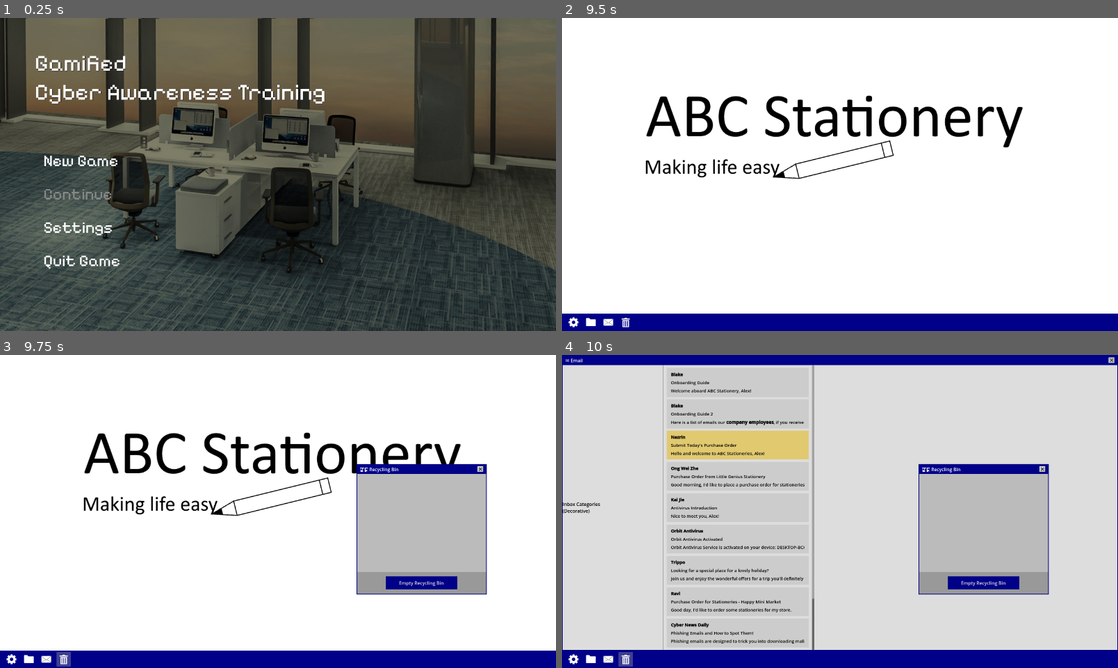
Above: before the commit, frames 1-4 (two rows, left to right).
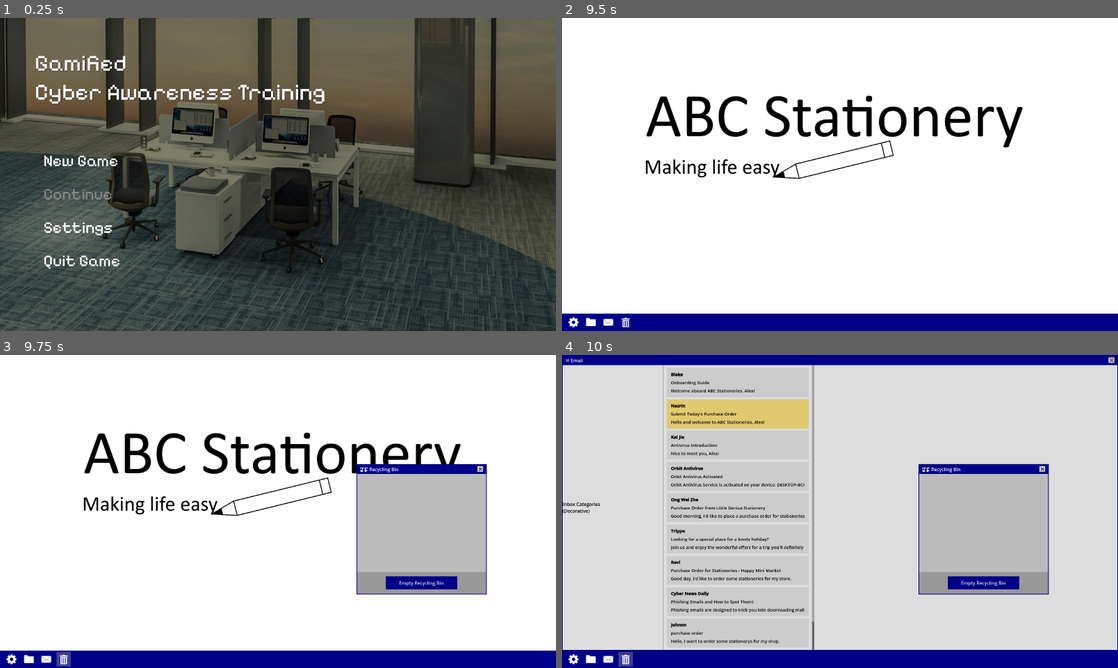
Above: after the commit, the same moments.

Repository: Wong-Kai-Lun/gamified-cybersecurity-awareness-training
Game: Godot game, scene res://game/main_menu/main_menu.tscn
The game is run twice, just before and just after one commit, with the same random seed, the same clock (stepped at 60 frames per second) and the same inputs.
Inputs (mouse positions are in pixels of both pictures, inside the frame that each line leads up to):
- Up to frame 1 (0.25 s): no input
- Up to frame 2 (9.5 s): click "New Game" at 0.5 s; click (834, 146) at 1.27 s; type "Alex" at 1.35 s; click (806, 168) at 1.5 s; type "12" at 1.58 s; click "New Game" at 2 s; click "Play" at 2.75 s; click "Inv" at 3.5 s; click "3M" at 4.25 s; click (623, 321) at 5 s; click "Inv" at 5.75 s; click "3M" at 6.5 s; click (623, 321) at 7.25 s; click "Inv" at 8 s; click "3M" at 8.75 s
- Up to frame 3 (9.75 s): click (61, 658) at 9.5 s
- Up to frame 4 (10 s): no input

Frames 1-3 are identical in both runs. In frame 4, 6.8% of the frame differs, in the area x 18-46%, y 10-93%.

Commit message:
Level Design: Monday Update

Diff:
--- a/godot/data/email/monday/1_10_fake_po.tres
+++ /dev/null
@@ -1,23 +0,0 @@
-[gd_resource type="Resource" script_class="EmailData" load_steps=6 format=3 uid="uid://bw0ct6dk7vmim"]
-
-[ext_resource type="Script" path="res://data/file_data.gd" id="1_6gnv5"]
-[ext_resource type="Resource" uid="uid://byh3yan6kmp14" path="res://data/file/monday/1_10_fake_po.tres" id="2_nxhl3"]
-[ext_resource type="Resource" uid="uid://bh6kb7wq6xc3b" path="res://data/file/test/sample_adware.tres" id="3_3ha24"]
-[ext_resource type="Script" path="res://data/email_data.gd" id="3_ams1v"]
-[ext_resource type="Resource" uid="uid://cpoikvh2p3m0r" path="res://data/file/test/sample_ransomware.tres" id="4_h8a3s"]
-
-[resource]
-script = ExtResource("3_ams1v")
-email_id = "1_10_fake_po"
-email_type = 1
-sender_name = "Johnnn"
-sender_address = "a4V9Bhd2@email.com "
-to_address = "{player_email}"
-cc_address = ""
-subject = "purchase order"
-email_body = "Hello, I want to order some stationarys for my shop.[p] [p]PO is attached in this email.[p] [p]Johnn"
-inbound_attachments = Array[ExtResource("1_6gnv5")]([ExtResource("2_nxhl3"), ExtResource("3_3ha24"), ExtResource("4_h8a3s")])
-expected_attachments = Array[ExtResource("1_6gnv5")]([])
-score = 0.0
-is_important = false
-is_phishing = true
--- /dev/null
+++ b/godot/data/email/monday/1_10_printpro_po.tres
@@ -0,0 +1,21 @@
+[gd_resource type="Resource" script_class="EmailData" load_steps=4 format=3 uid="uid://bgjk1te7mq4r7"]
+
+[ext_resource type="Script" path="res://data/file_data.gd" id="1_laina"]
+[ext_resource type="Resource" uid="uid://s75e3jcq264b" path="res://data/file/monday/1_11_printpro_po.tres" id="2_o6sny"]
+[ext_resource type="Script" path="res://data/email_data.gd" id="3_o0aq6"]
+
+[resource]
+script = ExtResource("3_o0aq6")
+email_id = "1_10_printpro_po"
+email_type = 1
+sender_name = "Mike"
+sender_address = "mike@abc.com.my"
+to_address = "{player_email}"
+cc_address = ""
+subject = "Purchase Order - PrintingPro.pdf"
+email_body = "Hi {player_name}! It’s Mike! I’m usually out of office doing visits looking for potential clients.[p] [p]This is a Purchase Order from PrintingPro. Please help me send this to finance. Thanks!"
+inbound_attachments = Array[ExtResource("1_laina")]([ExtResource("2_o6sny")])
+expected_attachments = Array[ExtResource("1_laina")]([])
+score = 0.0
+is_important = false
+is_phishing = false
--- a/godot/data/email/monday/1_11_printpro_po.tres
+++ /dev/null
@@ -1,21 +0,0 @@
-[gd_resource type="Resource" script_class="EmailData" load_steps=4 format=3 uid="uid://bgjk1te7mq4r7"]
-
-[ext_resource type="Script" path="res://data/file_data.gd" id="1_koka1"]
-[ext_resource type="Resource" uid="uid://s75e3jcq264b" path="res://data/file/monday/1_11_printpro_po.tres" id="2_6ggsi"]
-[ext_resource type="Script" path="res://data/email_data.gd" id="2_k1pfw"]
-
-[resource]
-script = ExtResource("2_k1pfw")
-email_id = "1_11_printpro_po"
-email_type = 1
-sender_name = "Dallas"
-sender_address = "dallas@abc.com.my"
-to_address = "{player_email}"
-cc_address = ""
-subject = "Purchase Order - PrintingPro.pdf"
-email_body = "Hi {player_name}![p] [p]This is a Purchase Order from PrintingPro. Please help me send this to finance. Thanks!"
-inbound_attachments = Array[ExtResource("1_koka1")]([ExtResource("2_6ggsi")])
-expected_attachments = Array[ExtResource("1_koka1")]([])
-score = 0.0
-is_important = false
-is_phishing = false
--- a/godot/data/email/monday/1_1_onboarding.tres
+++ b/godot/data/email/monday/1_1_onboarding.tres
@@ -10,9 +10,9 @@
 sender_name = "Blake"
 sender_address = "blake@abc.com.my"
 to_address = "{player_email}"
-cc_address = "dallas@abc.com.my"
+cc_address = "mike@abc.com.my"
 subject = "Onboarding Guide"
-email_body = "Welcome aboard ABC Stationery, {player_name}![p] [p]I am your assigned buddy to guide you through the basic tasks you will be doing![p] [p]Your job is to receive documents sent from our clients and coworkers, make sure it is safe before sending it to the correct person.[p] [p]*[b]Tip[/b]: If you come across any suspicious emails. Click the three dots on the top right corner and [b]report[/b] the email![p] [p]Also beware to not report legitimate emails; this could disrupt our operations and negatively impact client’s experience."
+email_body = "Welcome aboard ABC Stationeries, {player_name}![p] [p]I’m Blake, your assigned buddy to guide you through the basics![p] [p]Your job is to receive documents sent from our clients and coworkers, make sure it is safe before downloading and sending it to the correct person.[p] [p]*[b]Tip[/b]: If you come across any suspicious emails. Click the three dots on the top right corner and [b]report[/b] the email![p] [p][center][img]assets/tutorial/report_email.png[/img][/center][p] [p]Also please do not report legitimate emails; this could disrupt our operations and negatively impact our client’s experience."
 inbound_attachments = Array[ExtResource("1_2cwii")]([])
 expected_attachments = Array[ExtResource("1_2cwii")]([])
 score = 0.0
--- a/godot/data/email/monday/1_2_onboarding2.tres
+++ /dev/null
@@ -1,20 +0,0 @@
-[gd_resource type="Resource" script_class="EmailData" load_steps=3 format=3 uid="uid://c4r7jjotgptir"]
-
-[ext_resource type="Script" path="res://data/file_data.gd" id="1_5fhpi"]
-[ext_resource type="Script" path="res://data/email_data.gd" id="2_cmem4"]
-
-[resource]
-script = ExtResource("2_cmem4")
-email_id = "1_2_onboarding2"
-email_type = 0
-sender_name = "Blake"
-sender_address = "blake@abc.com.my"
-to_address = "{player_email}"
-cc_address = ""
-subject = "Onboarding Guide 2"
-email_body = "Here is a list of emails our [b]company employees[/b], if you receive an email claiming to be a coworker but their email address doesn’t match this list, chances are they are an impersonator and need to be reported.[p] [p]nazrin.finance@abc.com.my (Finance Dept.)[p]kaijie.it@abc.com.my (IT Dept.)[p]dallas@abc.com.my (Sales Rep.)[p] [p] Have fun!"
-inbound_attachments = Array[ExtResource("1_5fhpi")]([])
-expected_attachments = Array[ExtResource("1_5fhpi")]([])
-score = 0.0
-is_important = false
-is_phishing = false
--- a/godot/data/email/monday/1_3_submit_po.tres
+++ b/godot/data/email/monday/1_2_submit_po.tres
@@ -1,14 +1,14 @@
 [gd_resource type="Resource" script_class="EmailData" load_steps=6 format=3 uid="uid://cs65vjxte2oy1"]
 
-[ext_resource type="Script" path="res://data/file_data.gd" id="1_ya4w7"]
-[ext_resource type="Resource" uid="uid://c3sa2jb3xuu7v" path="res://data/file/monday/1_4_littlegenius_po.tres" id="2_x0loj"]
-[ext_resource type="Resource" uid="uid://bnp8h7y8h3oht" path="res://data/file/monday/1_8_happyminimarket_po.tres" id="3_6yc1u"]
-[ext_resource type="Resource" uid="uid://s75e3jcq264b" path="res://data/file/monday/1_11_printpro_po.tres" id="4_lojil"]
-[ext_resource type="Script" path="res://data/email_data.gd" id="5_mkd6c"]
+[ext_resource type="Script" path="res://data/file_data.gd" id="1_2af5r"]
+[ext_resource type="Resource" uid="uid://c3sa2jb3xuu7v" path="res://data/file/monday/1_4_littlegenius_po.tres" id="2_5ygpx"]
+[ext_resource type="Resource" uid="uid://bnp8h7y8h3oht" path="res://data/file/monday/1_8_happyminimarket_po.tres" id="3_cg1ki"]
+[ext_resource type="Resource" uid="uid://s75e3jcq264b" path="res://data/file/monday/1_11_printpro_po.tres" id="4_fmdw2"]
+[ext_resource type="Script" path="res://data/email_data.gd" id="5_mwv56"]
 
 [resource]
-script = ExtResource("5_mkd6c")
-email_id = "1_3_submit_po"
+script = ExtResource("5_mwv56")
+email_id = "1_2_submit_po"
 email_type = 2
 sender_name = "Nazrin"
 sender_address = "nazrin.finance@abc.com.my"
--- /dev/null
+++ b/godot/data/email/monday/1_3_antivirus_introduction.tres
@@ -0,0 +1,20 @@
+[gd_resource type="Resource" script_class="EmailData" load_steps=3 format=3 uid="uid://d4blbi7274728"]
+
+[ext_resource type="Script" path="res://data/file_data.gd" id="1_jg2w7"]
+[ext_resource type="Script" path="res://data/email_data.gd" id="2_5wq82"]
+
+[resource]
+script = ExtResource("2_5wq82")
+email_id = "1_3_antivirus_introduction"
+email_type = 0
+sender_name = "Kai Jie"
+sender_address = "kaijie.it@abc.com.my"
+to_address = "{player_email}"
+cc_address = ""
+subject = "Antivirus Introduction"
+email_body = "Nice to meet you, {player_name}![p] [p]I am Kai Jie from IT Department. Our company has antivirus subscriptions for company devices to help scan and find any suspicious files it comes across.[p] [p]*[b]Tip[/b]: Find the file with the name pointed out by the antivirus and delete it."
+inbound_attachments = Array[ExtResource("1_jg2w7")]([])
+expected_attachments = Array[ExtResource("1_jg2w7")]([])
+score = 0.0
+is_important = false
+is_phishing = false
--- a/godot/data/email/monday/1_6_antivirus_activated.tres
+++ b/godot/data/email/monday/1_4_antivirus_activated.tres
@@ -1,11 +1,11 @@
 [gd_resource type="Resource" script_class="EmailData" load_steps=3 format=3 uid="uid://ds1vk7cjk2xfn"]
 
-[ext_resource type="Script" path="res://data/file_data.gd" id="1_u2h8f"]
-[ext_resource type="Script" path="res://data/email_data.gd" id="2_gnr7e"]
+[ext_resource type="Script" path="res://data/file_data.gd" id="1_wsub7"]
+[ext_resource type="Script" path="res://data/email_data.gd" id="2_pmoif"]
 
 [resource]
-script = ExtResource("2_gnr7e")
-email_id = "1_6_antivirus_activated"
+script = ExtResource("2_pmoif")
+email_id = "1_4_antivirus_activated"
 email_type = 0
 sender_name = "Orbit Antivirus"
 sender_address = "donotreply@orbit.com.my"
--- a/godot/data/email/monday/1_5_antivirus_introduction.tres
+++ /dev/null
@@ -1,20 +0,0 @@
-[gd_resource type="Resource" script_class="EmailData" load_steps=3 format=3 uid="uid://d4blbi7274728"]
-
-[ext_resource type="Script" path="res://data/file_data.gd" id="1_ytu34"]
-[ext_resource type="Script" path="res://data/email_data.gd" id="2_7yajo"]
-
-[resource]
-script = ExtResource("2_7yajo")
-email_id = "1_5_antivirus_introduction"
-email_type = 0
-sender_name = "Kai Jie"
-sender_address = "kaijie.it@abc.com.my"
-to_address = "{player_email}"
-cc_address = ""
-subject = "Antivirus Introduction"
-email_body = "Nice to meet you, {player_name}![p] [p]I am Kai Jie from IT Department. Our company has antivirus subscriptions for company devices to help scan and find any suspicious files it comes across.[p] [p]Unfortunately the company went with the cheapest option so the [b]Antivirus only points out 1 file even if there are multiple.[/b][p] [p]*[b]Tip[/b]: Find the file with the name pointed out by the antivirus and delete it.[p] [p]Take it easy!"
-inbound_attachments = Array[ExtResource("1_ytu34")]([])
-expected_attachments = Array[ExtResource("1_ytu34")]([])
-score = 0.0
-is_important = false
-is_phishing = false
--- a/godot/data/email/monday/1_4_littlegenius_po.tres
+++ b/godot/data/email/monday/1_5_littlegenius_po.tres
@@ -1,12 +1,12 @@
 [gd_resource type="Resource" script_class="EmailData" load_steps=4 format=3 uid="uid://dc8hwm4pawqob"]
 
-[ext_resource type="Script" path="res://data/file_data.gd" id="1_fkxwx"]
-[ext_resource type="Resource" uid="uid://c3sa2jb3xuu7v" path="res://data/file/monday/1_4_littlegenius_po.tres" id="2_412vh"]
-[ext_resource type="Script" path="res://data/email_data.gd" id="3_b4rem"]
+[ext_resource type="Script" path="res://data/file_data.gd" id="1_sr0pg"]
+[ext_resource type="Resource" uid="uid://c3sa2jb3xuu7v" path="res://data/file/monday/1_4_littlegenius_po.tres" id="2_bd445"]
+[ext_resource type="Script" path="res://data/email_data.gd" id="3_nh3p7"]
 
 [resource]
-script = ExtResource("3_b4rem")
-email_id = "1_4_littlegenius_po"
+script = ExtResource("3_nh3p7")
+email_id = "1_5_littlegenius_po"
 email_type = 1
 sender_name = "Ong Wei Zhe"
 sender_address = "ongweizhe@littlegenius.com"
--- /dev/null
+++ b/godot/data/email/monday/1_6_trippo_ad.tres
@@ -0,0 +1,20 @@
+[gd_resource type="Resource" script_class="EmailData" load_steps=3 format=3 uid="uid://b54yvm5parmh5"]
+
+[ext_resource type="Script" path="res://data/file_data.gd" id="1_i6ljt"]
+[ext_resource type="Script" path="res://data/email_data.gd" id="2_a3dmg"]
+
+[resource]
+script = ExtResource("2_a3dmg")
+email_id = "1_6_trippo_ad"
+email_type = 0
+sender_name = "Trippo"
+sender_address = "advertising@trippo.com"
+to_address = "{player_email}"
+cc_address = ""
+subject = "Looking for a special place for a lovely holiday?"
+email_body = "Join us and enjoy the wonderful offers for a trip you'll definitely remember![p] [p][center][img]assets/adware/trippo_ad.jpg[/img][/center]"
+inbound_attachments = Array[ExtResource("1_i6ljt")]([])
+expected_attachments = Array[ExtResource("1_i6ljt")]([])
+score = 0.0
+is_important = false
+is_phishing = false
--- a/godot/data/email/monday/1_8_happyminimarket_po.tres
+++ b/godot/data/email/monday/1_7_happyminimarket_po.tres
@@ -1,12 +1,12 @@
 [gd_resource type="Resource" script_class="EmailData" load_steps=4 format=3 uid="uid://qhouxggrs1da"]
 
-[ext_resource type="Script" path="res://data/file_data.gd" id="1_ok1r2"]
-[ext_resource type="Script" path="res://data/email_data.gd" id="2_qcl8x"]
-[ext_resource type="Resource" uid="uid://bnp8h7y8h3oht" path="res://data/file/monday/1_8_happyminimarket_po.tres" id="2_yn7dh"]
+[ext_resource type="Script" path="res://data/file_data.gd" id="1_hmruj"]
+[ext_resource type="Resource" uid="uid://bnp8h7y8h3oht" path="res://data/file/monday/1_8_happyminimarket_po.tres" id="2_lys6f"]
+[ext_resource type="Script" path="res://data/email_data.gd" id="3_c4dfd"]
 
 [resource]
-script = ExtResource("2_qcl8x")
-email_id = "1_8_happyminimarket_po"
+script = ExtResource("3_c4dfd")
+email_id = "1_7_happyminimarket_po"
 email_type = 1
 sender_name = "Ravi"
 sender_address = "happyminimarket@email.com "
--- a/godot/data/email/monday/1_7_trippo_ad.tres
+++ /dev/null
@@ -1,20 +0,0 @@
-[gd_resource type="Resource" script_class="EmailData" load_steps=3 format=3 uid="uid://b54yvm5parmh5"]
-
-[ext_resource type="Script" path="res://data/file_data.gd" id="1_antqm"]
-[ext_resource type="Script" path="res://data/email_data.gd" id="2_dk5vb"]
-
-[resource]
-script = ExtResource("2_dk5vb")
-email_id = "1_7_trippo_ad"
-email_type = 0
-sender_name = "Trippo"
-sender_address = "advertising@trippo.com"
-to_address = "{player_email}"
-cc_address = ""
-subject = "Looking for a special place for a lovely holiday?"
-email_body = "Join us and enjoy the wonderful offers for a trip you'll definitely remember![p] [p][img]trippo_ad.jpg[/img]"
-inbound_attachments = Array[ExtResource("1_antqm")]([])
-expected_attachments = Array[ExtResource("1_antqm")]([])
-score = 0.0
-is_important = false
-is_phishing = false
--- /dev/null
+++ b/godot/data/email/monday/1_8_cybernewsdaily.tres
@@ -0,0 +1,20 @@
+[gd_resource type="Resource" script_class="EmailData" load_steps=3 format=3 uid="uid://byx16nifoxwdy"]
+
+[ext_resource type="Script" path="res://data/file_data.gd" id="1_r8u6t"]
+[ext_resource type="Script" path="res://data/email_data.gd" id="2_kdv6c"]
+
+[resource]
+script = ExtResource("2_kdv6c")
+email_id = "1_8_cybernewsdaily"
+email_type = 0
+sender_name = "Cyber News Daily"
+sender_address = "dailynews@cnd.com.my"
+to_address = "{player_email}"
+cc_address = ""
+subject = "Phishing Emails and How to Spot Them!"
+email_body = "Phishing emails are designed to trick you into downloading malicious attachments or revealing sensitive information.[p] [p]Be extra careful with emails that:[p] - Sounds urgent or threatening.[p] - Have poor grammar (but not always).[p] - Include attachments with extensions that does not match (Example: Invoice.pdf.exe <- this is an .exe file, not .pdf)[p] *add images[p] [p]Report any suspicious emails you come across and do not download or send any files.[p] [p]Stay alert and stay safe!"
+inbound_attachments = Array[ExtResource("1_r8u6t")]([])
+expected_attachments = Array[ExtResource("1_r8u6t")]([])
+score = 0.0
+is_important = false
+is_phishing = false
--- a/godot/data/email/monday/1_9_cybernewsdaily.tres
+++ /dev/null
@@ -1,20 +0,0 @@
-[gd_resource type="Resource" script_class="EmailData" load_steps=3 format=3 uid="uid://byx16nifoxwdy"]
-
-[ext_resource type="Script" path="res://data/file_data.gd" id="1_p8jlp"]
-[ext_resource type="Script" path="res://data/email_data.gd" id="2_m3utr"]
-
-[resource]
-script = ExtResource("2_m3utr")
-email_id = "1_9_cybernewsdaily"
-email_type = 0
-sender_name = "Cyber News Daily"
-sender_address = "dailynews@cnd.com.my"
-to_address = "{player_email}"
-cc_address = ""
-subject = "Phishing Emails and How to Spot Them!"
-email_body = "Phishing emails are designed to trick you into downloading malicious attachments or revealing sensitive information.[p] [p]Be extra careful with emails that:[p] - Feel urgent or threatening[p] - Have poor grammar (but not always!)[p] - Include attachments with extensions that does not match (Example: Invoice.pdf.exe <- this is an .exe file, not .pdf) *add images[p] [p]If you’re unsure, report the email and do not download or send any files.[p] [p]Stay alert and stay safe!"
-inbound_attachments = Array[ExtResource("1_p8jlp")]([])
-expected_attachments = Array[ExtResource("1_p8jlp")]([])
-score = 0.0
-is_important = false
-is_phishing = false
--- /dev/null
+++ b/godot/data/email/monday/1_9_fake_po.tres
@@ -0,0 +1,21 @@
+[gd_resource type="Resource" script_class="EmailData" load_steps=4 format=3 uid="uid://bw0ct6dk7vmim"]
+
+[ext_resource type="Script" path="res://data/file_data.gd" id="1_438ff"]
+[ext_resource type="Resource" uid="uid://byh3yan6kmp14" path="res://data/file/monday/1_10_fake_po.tres" id="2_agfyf"]
+[ext_resource type="Script" path="res://data/email_data.gd" id="3_4rxte"]
+
+[resource]
+script = ExtResource("3_4rxte")
+email_id = "1_9_fake_po"
+email_type = 1
+sender_name = "Johnnn"
+sender_address = "a4V9Bhd2@email.com "
+to_address = "{player_email}"
+cc_address = ""
+subject = "purchase order"
+email_body = "Hello, I want to order some stationarys for my shop.[p] [p]PO is attached, please download to view.[p] [p]Johnn"
+inbound_attachments = Array[ExtResource("1_438ff")]([ExtResource("2_agfyf")])
+expected_attachments = Array[ExtResource("1_438ff")]([])
+score = 0.0
+is_important = false
+is_phishing = true
--- a/godot/data/email_pack/monday.tres
+++ b/godot/data/email_pack/monday.tres
@@ -1,21 +1,20 @@
-[gd_resource type="Resource" script_class="EmailPack" load_steps=14 format=3 uid="uid://f3mpkfjg5dos"]
+[gd_resource type="Resource" script_class="EmailPack" load_steps=13 format=3 uid="uid://f3mpkfjg5dos"]
 
 [ext_resource type="Script" path="res://data/email_data.gd" id="1_krvfn"]
 [ext_resource type="Resource" uid="uid://bdngpu77vre0r" path="res://data/email/monday/1_1_onboarding.tres" id="2_o2iop"]
-[ext_resource type="Resource" uid="uid://c4r7jjotgptir" path="res://data/email/monday/1_2_onboarding2.tres" id="3_j2tub"]
-[ext_resource type="Resource" uid="uid://cs65vjxte2oy1" path="res://data/email/monday/1_3_submit_po.tres" id="4_3xoli"]
+[ext_resource type="Resource" uid="uid://cs65vjxte2oy1" path="res://data/email/monday/1_2_submit_po.tres" id="3_56vst"]
 [ext_resource type="Script" path="res://data/email_pack.gd" id="4_8j6wb"]
-[ext_resource type="Resource" uid="uid://dc8hwm4pawqob" path="res://data/email/monday/1_4_littlegenius_po.tres" id="5_abn0v"]
-[ext_resource type="Resource" uid="uid://d4blbi7274728" path="res://data/email/monday/1_5_antivirus_introduction.tres" id="6_icons"]
-[ext_resource type="Resource" uid="uid://ds1vk7cjk2xfn" path="res://data/email/monday/1_6_antivirus_activated.tres" id="7_llu7q"]
-[ext_resource type="Resource" uid="uid://b54yvm5parmh5" path="res://data/email/monday/1_7_trippo_ad.tres" id="8_uphov"]
-[ext_resource type="Resource" uid="uid://qhouxggrs1da" path="res://data/email/monday/1_8_happyminimarket_po.tres" id="9_ma25n"]
-[ext_resource type="Resource" uid="uid://byx16nifoxwdy" path="res://data/email/monday/1_9_cybernewsdaily.tres" id="10_jxkmj"]
-[ext_resource type="Resource" uid="uid://bw0ct6dk7vmim" path="res://data/email/monday/1_10_fake_po.tres" id="11_qtkjp"]
-[ext_resource type="Resource" uid="uid://bgjk1te7mq4r7" path="res://data/email/monday/1_11_printpro_po.tres" id="12_epuxh"]
+[ext_resource type="Resource" uid="uid://d4blbi7274728" path="res://data/email/monday/1_3_antivirus_introduction.tres" id="4_v4y8w"]
+[ext_resource type="Resource" uid="uid://ds1vk7cjk2xfn" path="res://data/email/monday/1_4_antivirus_activated.tres" id="5_wje80"]
+[ext_resource type="Resource" uid="uid://dc8hwm4pawqob" path="res://data/email/monday/1_5_littlegenius_po.tres" id="6_dm2k3"]
+[ext_resource type="Resource" uid="uid://b54yvm5parmh5" path="res://data/email/monday/1_6_trippo_ad.tres" id="7_lc0ap"]
+[ext_resource type="Resource" uid="uid://qhouxggrs1da" path="res://data/email/monday/1_7_happyminimarket_po.tres" id="8_iwo8m"]
+[ext_resource type="Resource" uid="uid://byx16nifoxwdy" path="res://data/email/monday/1_8_cybernewsdaily.tres" id="9_8u01q"]
+[ext_resource type="Resource" uid="uid://bw0ct6dk7vmim" path="res://data/email/monday/1_9_fake_po.tres" id="10_nq4tg"]
+[ext_resource type="Resource" uid="uid://bgjk1te7mq4r7" path="res://data/email/monday/1_10_printpro_po.tres" id="11_p6kug"]
 
 [resource]
 script = ExtResource("4_8j6wb")
 pack_id = "monday"
 pack_name = "Monday"
-emails = Array[ExtResource("1_krvfn")]([ExtResource("2_o2iop"), ExtResource("3_j2tub"), ExtResource("4_3xoli"), ExtResource("5_abn0v"), ExtResource("6_icons"), ExtResource("7_llu7q"), ExtResource("8_uphov"), ExtResource("9_ma25n"), ExtResource("10_jxkmj"), ExtResource("11_qtkjp"), ExtResource("12_epuxh")])
+emails = Array[ExtResource("1_krvfn")]([ExtResource("2_o2iop"), ExtResource("3_56vst"), ExtResource("4_v4y8w"), ExtResource("5_wje80"), ExtResource("6_dm2k3"), ExtResource("7_lc0ap"), ExtResource("8_iwo8m"), ExtResource("9_8u01q"), ExtResource("10_nq4tg"), ExtResource("11_p6kug")])
--- a/godot/data/email_pack/tuesday.tres
+++ b/godot/data/email_pack/tuesday.tres
@@ -1,9 +1,9 @@
 [gd_resource type="Resource" script_class="EmailPack" load_steps=5 format=3 uid="uid://drmlvvvdj5yru"]
 
 [ext_resource type="Script" path="res://data/email_data.gd" id="1_jub6e"]
-[ext_resource type="Resource" uid="uid://bw0ct6dk7vmim" path="res://data/email/monday/1_10_fake_po.tres" id="2_r73j4"]
+[ext_resource type="Resource" uid="uid://bw0ct6dk7vmim" path="res://data/email/monday/1_9_fake_po.tres" id="2_r73j4"]
 [ext_resource type="Script" path="res://data/email_pack.gd" id="2_x77k0"]
-[ext_resource type="Resource" uid="uid://cs65vjxte2oy1" path="res://data/email/monday/1_3_submit_po.tres" id="3_so5j6"]
+[ext_resource type="Resource" uid="uid://cs65vjxte2oy1" path="res://data/email/monday/1_2_submit_po.tres" id="3_so5j6"]
 
 [resource]
 script = ExtResource("2_x77k0")
--- a/godot/data/email_pack/wednesday.tres
+++ b/godot/data/email_pack/wednesday.tres
@@ -1,7 +1,7 @@
 [gd_resource type="Resource" script_class="EmailPack" load_steps=4 format=3 uid="uid://dx8dgayhi3u44"]
 
 [ext_resource type="Script" path="res://data/email_data.gd" id="1_mh6u5"]
-[ext_resource type="Resource" uid="uid://bgjk1te7mq4r7" path="res://data/email/monday/1_11_printpro_po.tres" id="2_aqvlt"]
+[ext_resource type="Resource" uid="uid://bgjk1te7mq4r7" path="res://data/email/monday/1_10_printpro_po.tres" id="2_aqvlt"]
 [ext_resource type="Script" path="res://data/email_pack.gd" id="2_kf5v3"]
 
 [resource]
--- a/godot/game/autoload/email_database.gd
+++ b/godot/game/autoload/email_database.gd
@@ -4,16 +4,15 @@
 const _email_paths_by_id := {
 	# Monday
 	"1_1_onboarding": "res://data/email/monday/1_1_onboarding.tres",
-	"1_2_onboarding2": "res://data/email/monday/1_2_onboarding2.tres",
-	"1_3_submit_po": "res://data/email/monday/1_3_submit_po.tres",
-	"1_4_littlegenius_po": "res://data/email/monday/1_4_littlegenius_po.tres",
-	"1_5_antivirus_introduction": "res://data/email/monday/1_5_antivirus_introduction.tres",
-	"1_6_antivirus_activated": "res://data/email/monday/1_6_antivirus_activated.tres",
-	"1_7_trippo_ad": "res://data/email/monday/1_7_trippo_ad.tres",
-	"1_8_happyminimarket_po": "res://data/email/monday/1_8_happyminimarket_po.tres",
-	"1_9_cybernewsdaily": "res://data/email/monday/1_9_cybernewsdaily.tres",
-	"1_10_fake_po": "res://data/email/monday/1_10_fake_po.tres",
-	"1_11_printpro_po": "res://data/email/monday/1_11_printpro_po.tres",
+	"1_2_submit_po": "res://data/email/monday/1_2_submit_po.tres",
+	"1_3_antivirus_introduction": "res://data/email/monday/1_3_antivirus_introduction.tres",
+	"1_4_antivirus_activated": "res://data/email/monday/1_4_antivirus_activated.tres",
+	"1_5_littlegenius_po": "res://data/email/monday/1_5_littlegenius_po.tres",
+	"1_6_trippo_ad": "res://data/email/monday/1_6_trippo_ad.tres",
+	"1_7_happyminimarket_po": "res://data/email/monday/1_7_happyminimarket_po.tres",
+	"1_8_cybernewsdaily": "res://data/email/monday/1_8_cybernewsdaily.tres",
+	"1_9_fake_po": "res://data/email/monday/1_9_fake_po.tres",
+	"1_10_printpro_po": "res://data/email/monday/1_10_printpro_po.tres",
 
 	# Tuesday
 }
Binary file added: godot/assets/tutorial/report_email.png
Not shown, added: godot/assets/tutorial/report_email.png.import
Not shown: 1 places in godot/data/email/monday/1_2_submit_po.tres that only renumber resources
Not shown: 1 places in godot/data/email/monday/1_4_antivirus_activated.tres that only renumber resources
Not shown: 1 places in godot/data/email/monday/1_5_littlegenius_po.tres that only renumber resources
Not shown: 1 places in godot/data/email/monday/1_7_happyminimarket_po.tres that only renumber resources
Not shown, changed: level design.docx
Not shown, added: ~$vel design.docx
